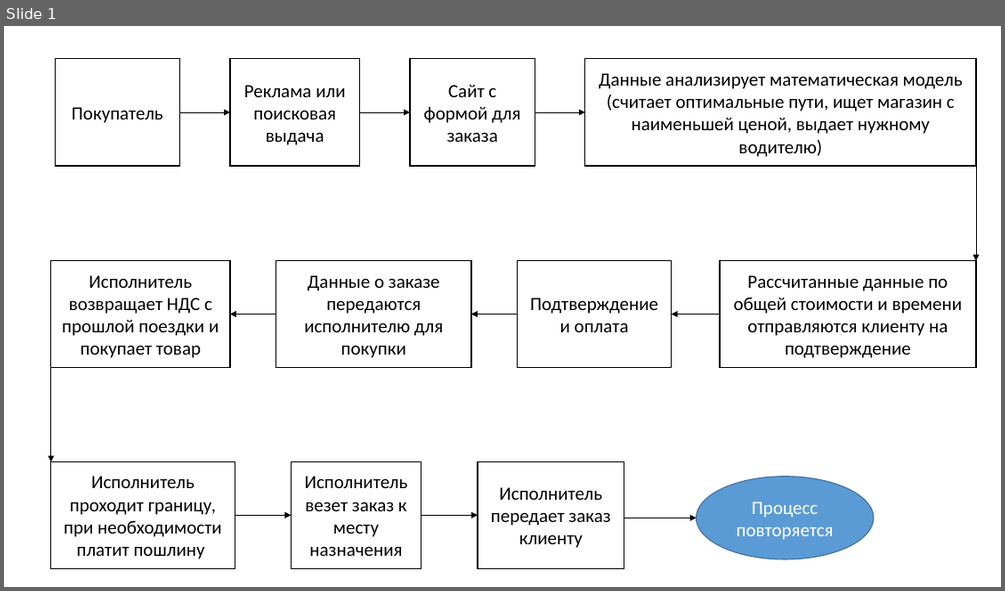
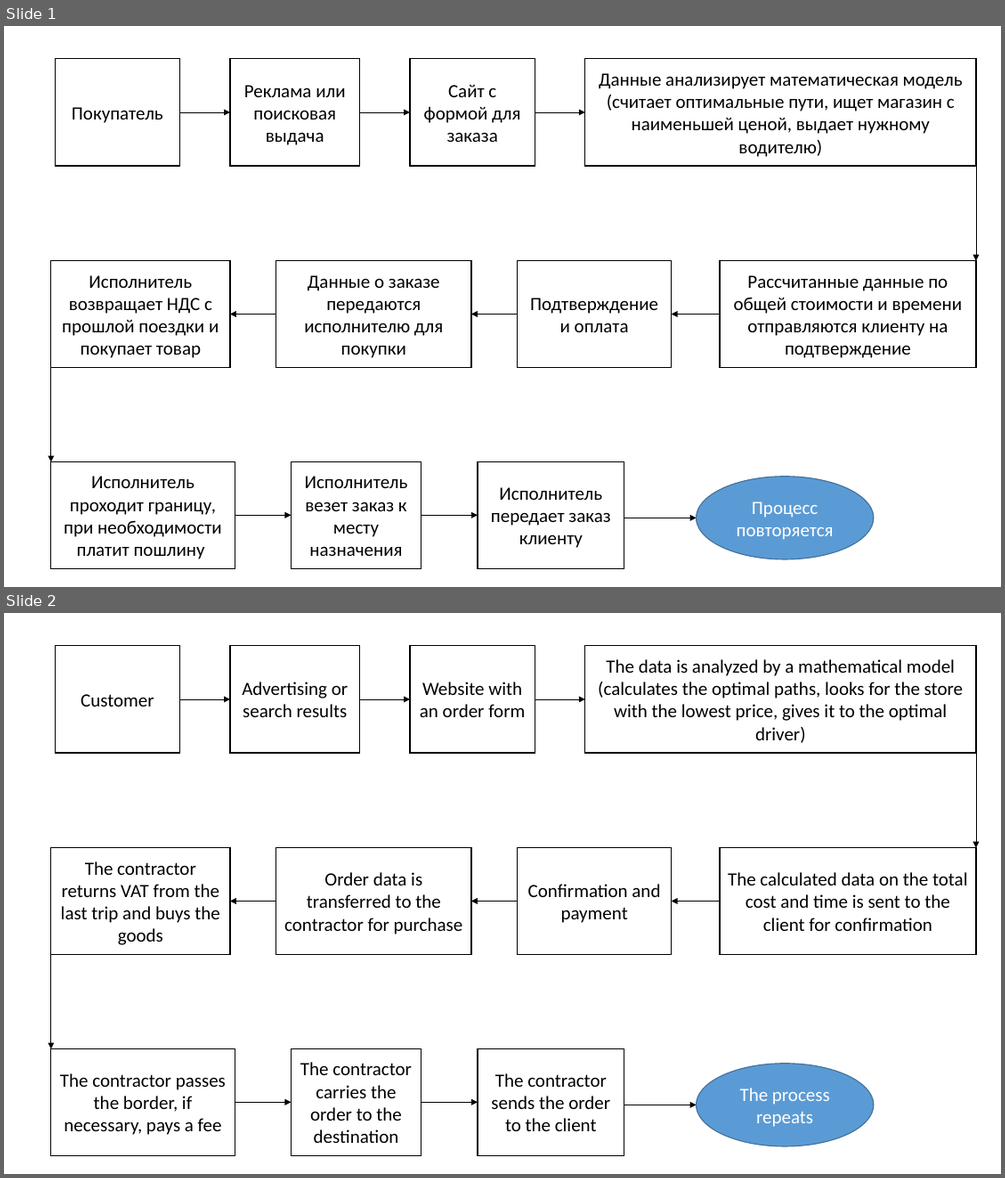
Before and after one commit to AndreyNeveikov/DataMola_Labs, a slide deck: Modul_1/Business project/Бизнес-цикл.pptx. Shown one above the other, each under a label of ours: slide 1 before the commit, slides 1 and 2 after it. The pictures are 1005x591 and 1005x1178 pixels, drawn with LibreOffice and Linux fonts; fonts in the diff are those of the drawing. Boxes give left, top, right and bottom in pixels: in the first picture for what was removed or moved away, otherwise in the second. Text is boxed around its words. In the diff, an @@ line names an element or a change of style, - is before the commit and + after.

```diff
--- a/Modul_1/Business project/Бизнес-цикл.pptx
+++ b/Modul_1/Business project/Бизнес-цикл.pptx
@@ slide 2 added at (x1=4, y1=613, x2=1001, y2=1174), background #FFFFFF @@
@@ rectangle added at (x1=55, y1=646, x2=179, y2=753), fill #FFFFFF, outline #000000 1 pt, 18 pt, text #000000 @@
+Customer
@@ rectangle added at (x1=230, y1=646, x2=359, y2=753), fill #FFFFFF, outline #000000 1 pt, 18 pt, text #000000 @@
+Advertising or
+search results
@@ rectangle added at (x1=410, y1=646, x2=535, y2=753), fill #FFFFFF, outline #000000 1 pt, 18 pt, text #000000 @@
+Website with an order form
@@ rectangle added at (x1=585, y1=646, x2=976, y2=753), fill #FFFFFF, outline #000000 1 pt, 18 pt, text #000000 @@
+The data is analyzed by a mathematical model (calculates the optimal paths, looks for the store with the lowest price, gives it to the optimal driver)
@@ arrow added from (179, 699) to (230, 699), #000000 0.5 pt @@
@@ arrow added from (360, 699) to (410, 699), #000000 0.5 pt @@
@@ arrow added from (535, 699) to (585, 699), #000000 0.5 pt @@
@@ arrow added from (976, 699) to (976, 848), #000000 0.5 pt @@
@@ rectangle added at (x1=51, y1=848, x2=231, y2=954), fill #FFFFFF, outline #000000 1 pt, 18 pt, text #000000 @@
+The contractor returns VAT from the last trip and buys the goods
@@ rectangle added at (x1=276, y1=848, x2=471, y2=954), fill #FFFFFF, outline #000000 1 pt, 18 pt, text #000000 @@
+Order data is transferred to the contractor for purchase
@@ rectangle added at (x1=518, y1=848, x2=672, y2=954), fill #FFFFFF, outline #000000 1 pt, 18 pt, text #000000 @@
+Confirmation and payment
@@ rectangle added at (x1=720, y1=848, x2=976, y2=954), fill #FFFFFF, outline #000000 1 pt, 18 pt, text #000000 @@
+The calculated data on the total cost and time is sent to the client for confirmation
@@ arrow added from (51, 900) to (51, 1049), #000000 0.5 pt @@
@@ arrow added from (276, 900) to (230, 900), #000000 0.5 pt @@
@@ arrow added from (518, 900) to (471, 900), #000000 0.5 pt @@
@@ arrow added from (720, 900) to (671, 900), #000000 0.5 pt @@
@@ rectangle added at (x1=51, y1=1049, x2=235, y2=1155), fill #FFFFFF, outline #000000 1 pt, 18 pt, text #000000 @@
+The contractor passes the border, if necessary, pays a fee
@@ rectangle added at (x1=291, y1=1049, x2=421, y2=1155), fill #FFFFFF, outline #000000 1 pt, 18 pt, text #000000 @@
+The contractor carries the order to the destination
@@ rectangle added at (x1=477, y1=1049, x2=624, y2=1155), fill #FFFFFF, outline #000000 1 pt, 18 pt, text #000000 @@
+The contractor sends the order to the client
@@ ellipse added at (x1=696, y1=1063, x2=874, y2=1146), fill #5B9BD5, outline #43739E 1 pt, 18 pt, text #FFFFFF @@
+The process repeats
@@ arrow added from (235, 1102) to (291, 1102), #000000 0.5 pt @@
@@ arrow added from (421, 1102) to (477, 1102), #000000 0.5 pt @@
@@ arrow added from (624, 1105) to (696, 1105), #000000 0.5 pt @@
```
Also in this commit, not shown: 4 other files.
